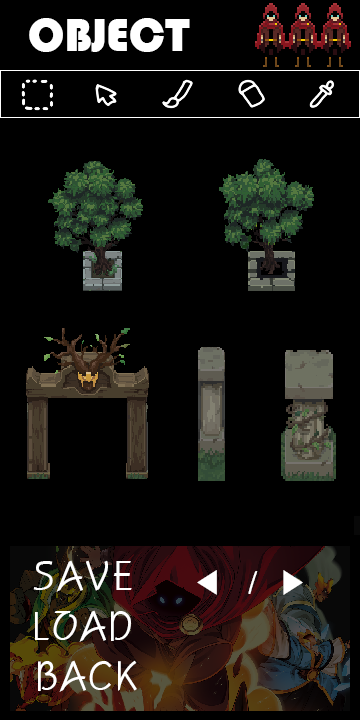
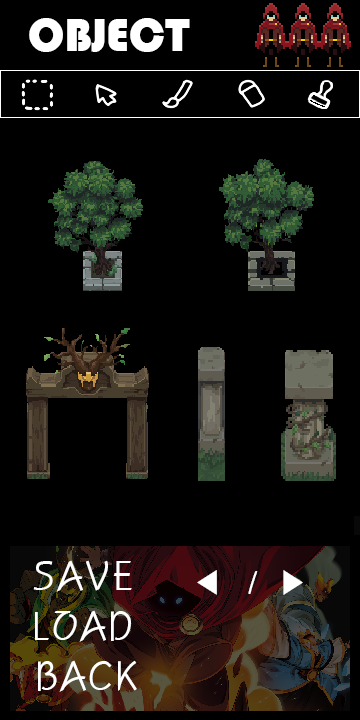
The second 360x720 image is a revision of the first. Changes to its layers:
added layer "레이어 52" above "레이어 48" over <box>307,79,335,110</box>
